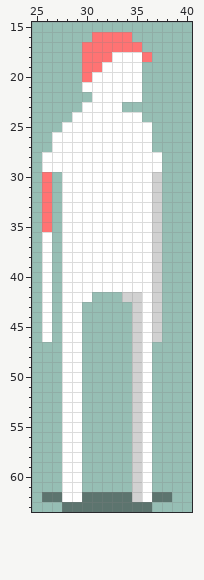
Pixel-art sprite -- LD38.gmx/sprites/images/spr_main_default_2.png. Above is the file before it was changed.
The file is 64x64 pixels. Shown: x 25..40, y 15..63.
The same view after the edit:
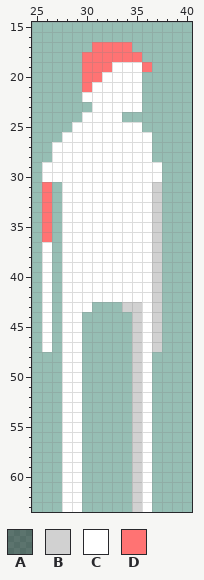
Palette (. is transparent): A #00000063  B #d1d1d1  C #ffffff  D #ff7373
Changes in this commit:
The edit adds colour B in row 43 at x 34; in row 47 at x 37.
Colour A gives way to colour B in row 63 at x 35.
The edit adds colour C in row 22 at x 30; in row 23 at x 34 to 35; in row 30 at x 27; in row 42 at x 31 to 33; in row 43 at x 30; in row 47 at x 26.
Colour A gives way to colour C in row 63 at x 28 to 29 and 36.
Colour B gives way to colour C in row 30 at x 37; in row 42 at x 34 to 35.
Colour D gives way to colour C in row 30 at x 26.
The edit adds colour D in row 19 at x 36.
Colour C gives way to colour D in row 18 at x 33 to 35; in row 19 at x 32; in row 20 at x 31; in row 21 at x 30; in row 36 at x 26.
The author cleared colour A in row 62 at x 26 to 27, 30 to 34 and 37 to 38; in row 63 at x 30 to 34.
The author cleared colour C in row 23 at x 30; in row 24 at x 29 and 34 to 35; in row 25 at x 28 and 36; in row 26 at x 27; in row 28 at x 26 and 37.
The author cleared colour D in row 16 at x 31 to 34; in row 17 at x 30 and 35; in row 18 at x 36.
Pixel boxes of the changes (left, top, right, bottom) in both pictures:
changed: (42, 32, 162, 182)
changed: (42, 232, 52, 242)
changed: (42, 292, 162, 352)
changed: (42, 492, 172, 512)
